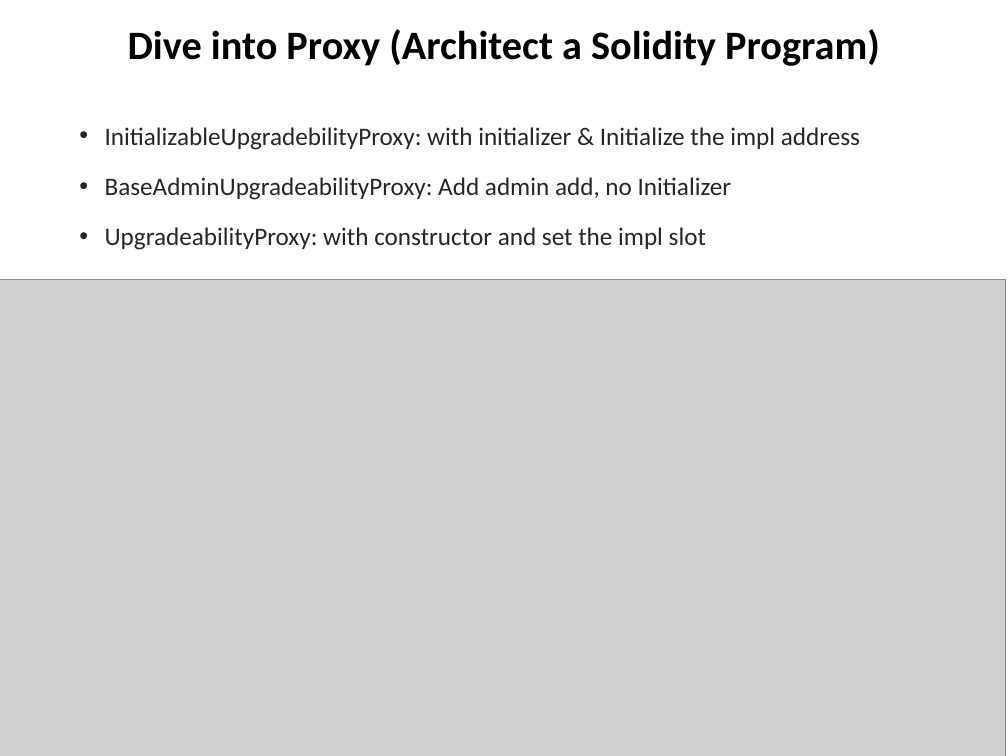
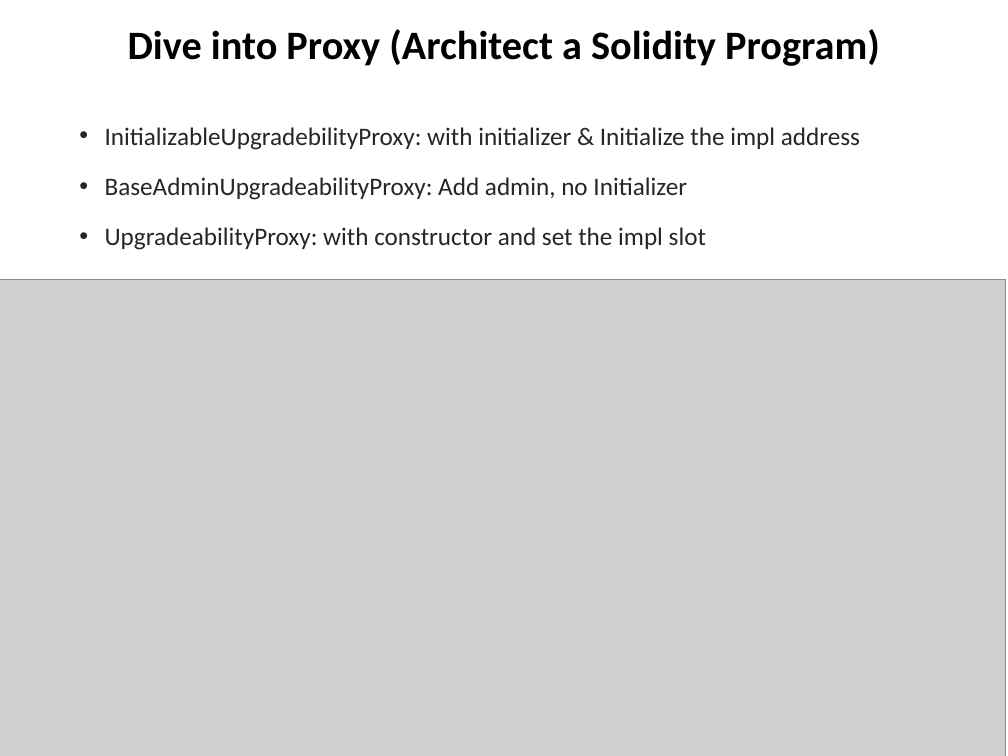
Before and after one commit to chuacw/SGUS-Slides, a slide deck: slide 27 of BCI - Day13 - Reactjs 2 Web3.pptx. Drawn at 1008x756 pixels with LibreOffice and Linux fonts; fonts in the diff are those of the drawing; grey boxes stand for pictures. Boxes give left, top, right and bottom in pixels: in the first picture for what was removed or moved away, otherwise in the second. Text is boxed around its words. In the diff, an @@ line names an element or a change of style, - is before the commit and + after.

```diff
--- a/BCI - Day13 - Reactjs 2 Web3.pptx
+++ b/BCI - Day13 - Reactjs 2 Web3.pptx
@@ text at [105,177,687,200]: text changed @@
-• BaseAdminUpgradeabilityProxy: Add admin add, no Initializer
+• BaseAdminUpgradeabilityProxy: Add admin, no Initializer
```
Also in this commit, not shown: 2 other slides changed, 2 other files.
